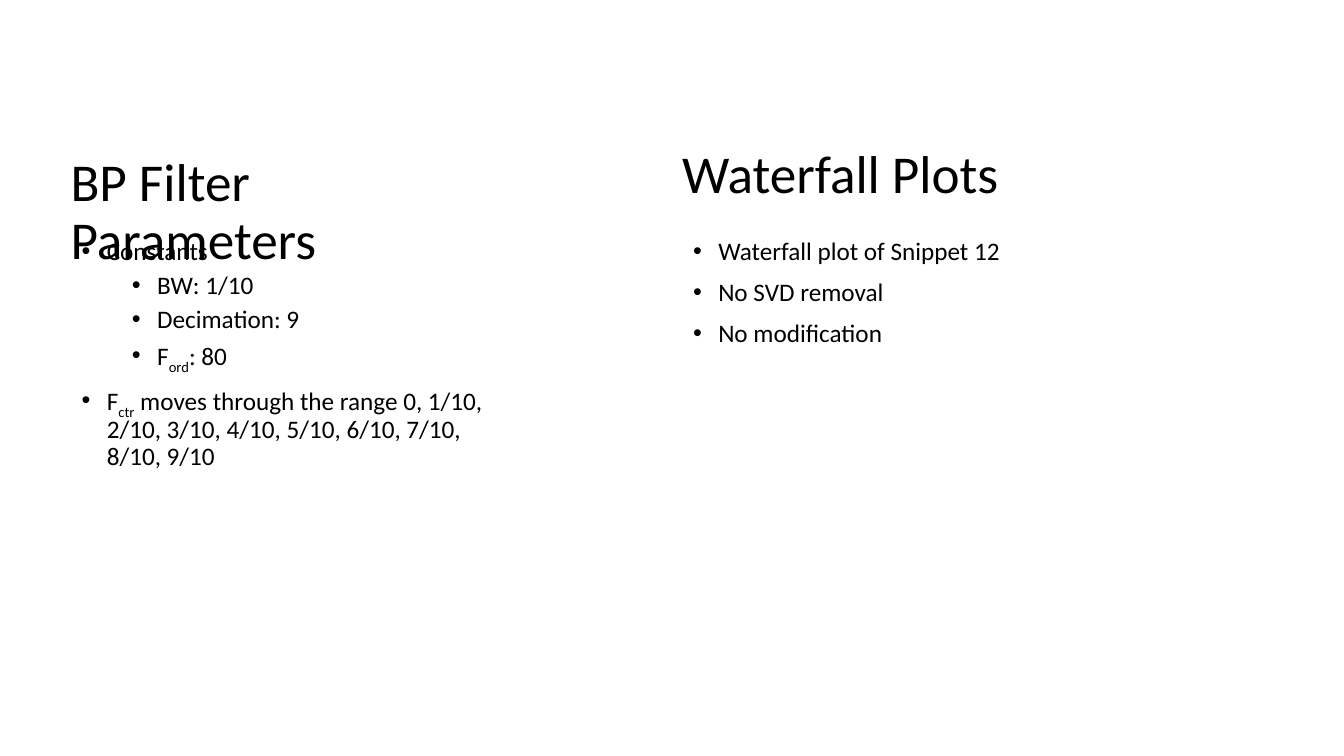
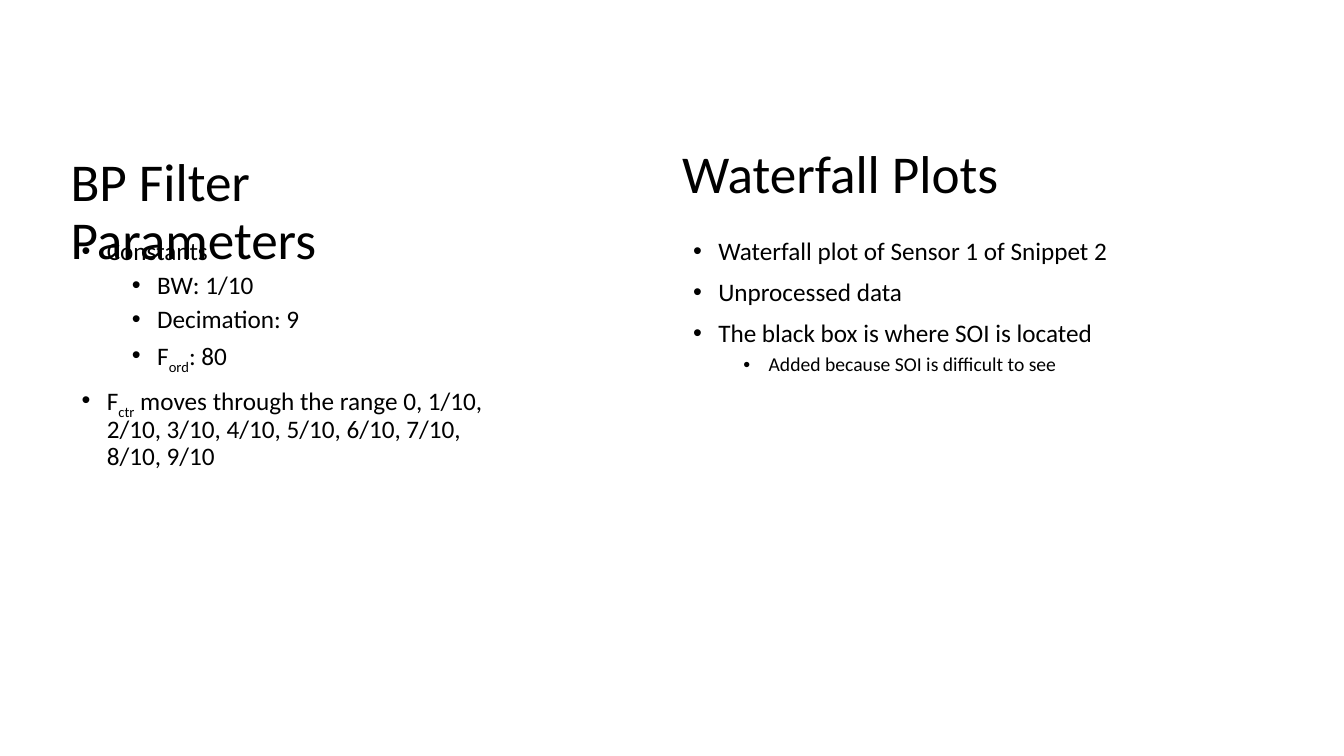
Before and after one commit to laurenlusk/DigiCommFinalProject, a slide deck: slide 2 of Singular Value Powerpoints/SVD 10 Filters Snippet 2.pptx. Drawn at 1344x756 pixels with LibreOffice and Linux fonts; fonts in the diff are those of the drawing. Boxes give left, top, right and bottom in pixels: in the first picture for what was removed or moved away, otherwise in the second. Text is boxed around its words. In the diff, an @@ line names an element or a change of style, - is before the commit and + after.

```diff
--- a/Singular Value Powerpoints/SVD 10 Filters Snippet 2.pptx
+++ b/Singular Value Powerpoints/SVD 10 Filters Snippet 2.pptx
@@ text at box(718, 242, 1107, 371): text changed @@
-• Waterfall plot of Snippet 12
-• No SVD removal
-• No modification
+• Waterfall plot of Sensor 1 of Snippet 2
+• Unprocessed data
+• The black box is where SOI is located
+  • Added because SOI is difficult to see
```
Also in this commit, not shown: 3 other slides changed, 3 other files.
